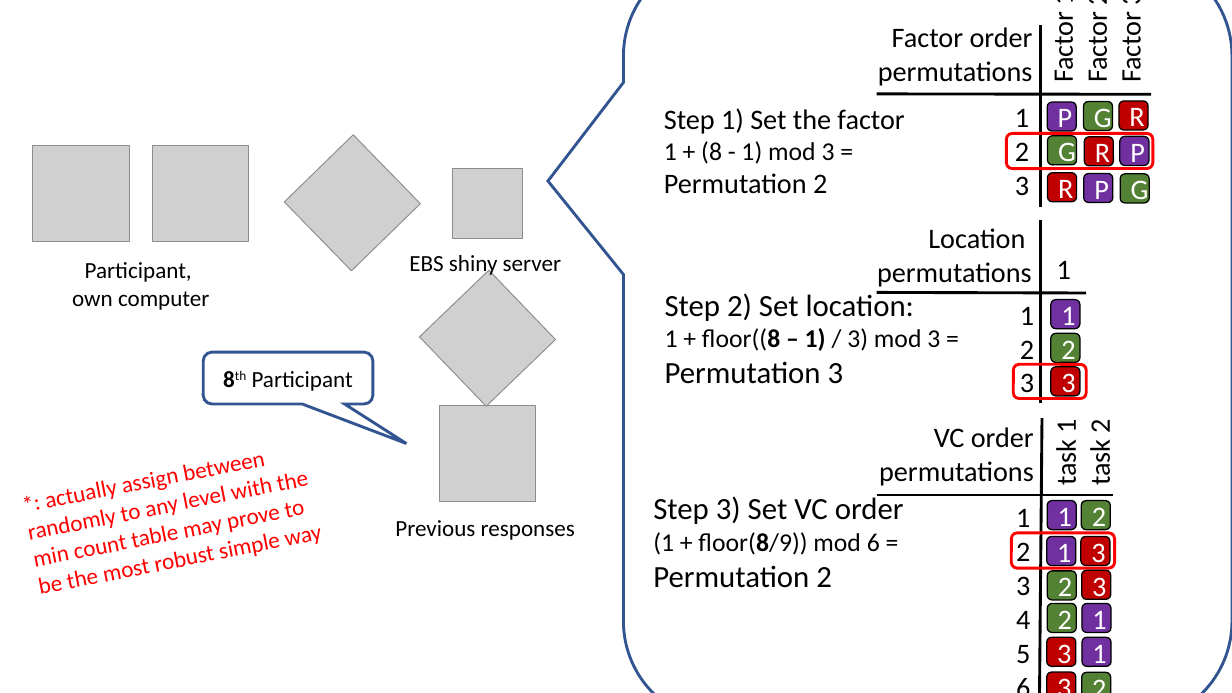
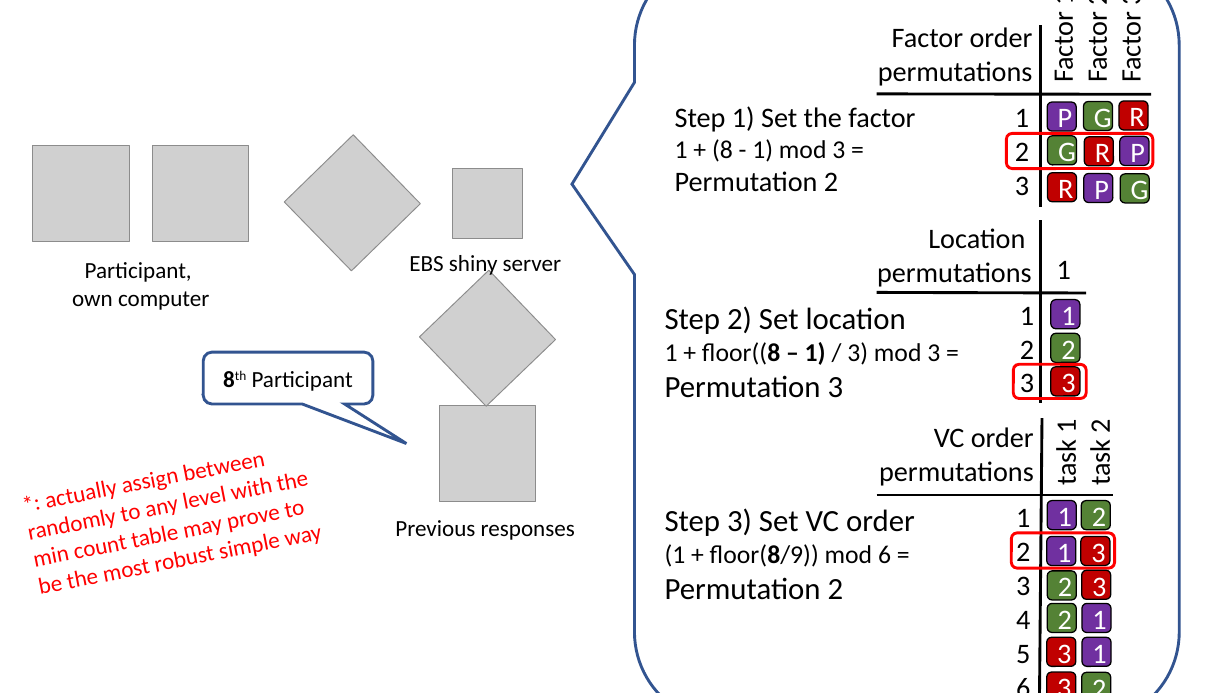
Before and after one commit to nspyrison/spinifex_study, a slide deck: slide 2 of paper/figures/Experimental design graphics.pptx. Drawn at 1232x693 pixels with LibreOffice and Linux fonts; fonts in the diff are those of the drawing; grey boxes stand for pictures; background and template pictures are left out. Boxes give left, top, right and bottom in pixels: in the first picture for what was removed or moved away, otherwise in the second. Text is boxed around its words. In the diff, an @@ line names an element or a change of style, - is before the commit and + after.

```diff
--- a/paper/figures/Experimental design graphics.pptx
+++ b/paper/figures/Experimental design graphics.pptx
@@ rounded speech box: place and size @@
-rounded speech box at bbox=[624, 0, 1232, 693]
+rounded speech box at bbox=[635, 0, 1180, 693]
@@ rounded speech box at bbox=[635, 0, 1180, 693]: proportions changed @@
@@ text "Step 1) Set the factor": place and size @@
-text "Step 1) Set the factor" at bbox=[664, 108, 904, 194]
+text "Step 1) Set the factor" at bbox=[675, 106, 915, 192]
@@ text "Step 2) Set location": place and size @@
-text "Step 2) Set location" at bbox=[665, 291, 940, 384]
+text "Step 2) Set location" at bbox=[665, 306, 940, 398]
@@ text at bbox=[665, 306, 906, 334]: text changed @@
-Step 2) Set location:
+Step 2) Set location
@@ text "Step 3) Set VC order": place and size @@
-text "Step 3) Set VC order" at bbox=[653, 494, 904, 588]
+text "Step 3) Set VC order" at bbox=[665, 508, 915, 600]
```
Also in this commit, not shown: 1 slide added, 1 slide removed, 3 other files.
